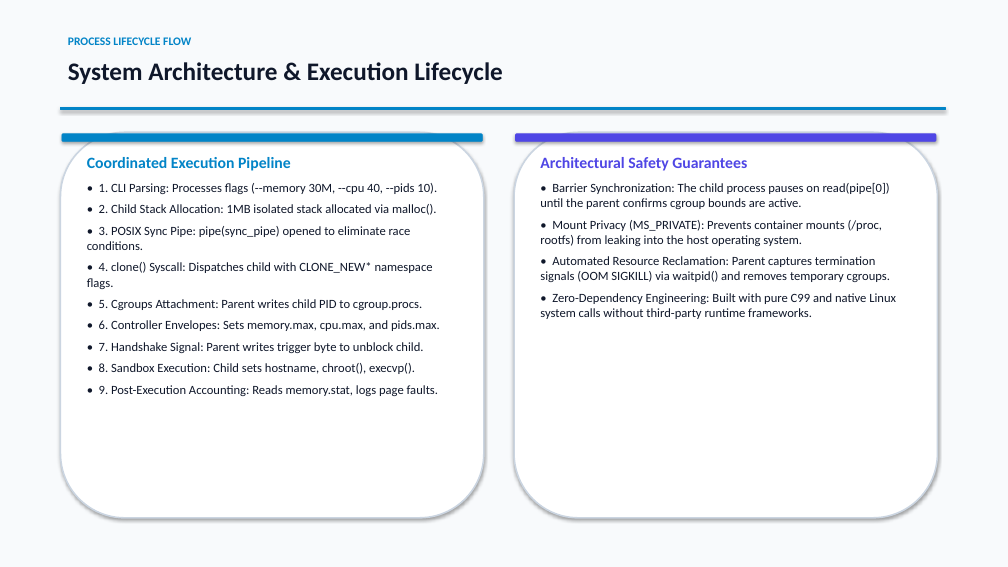
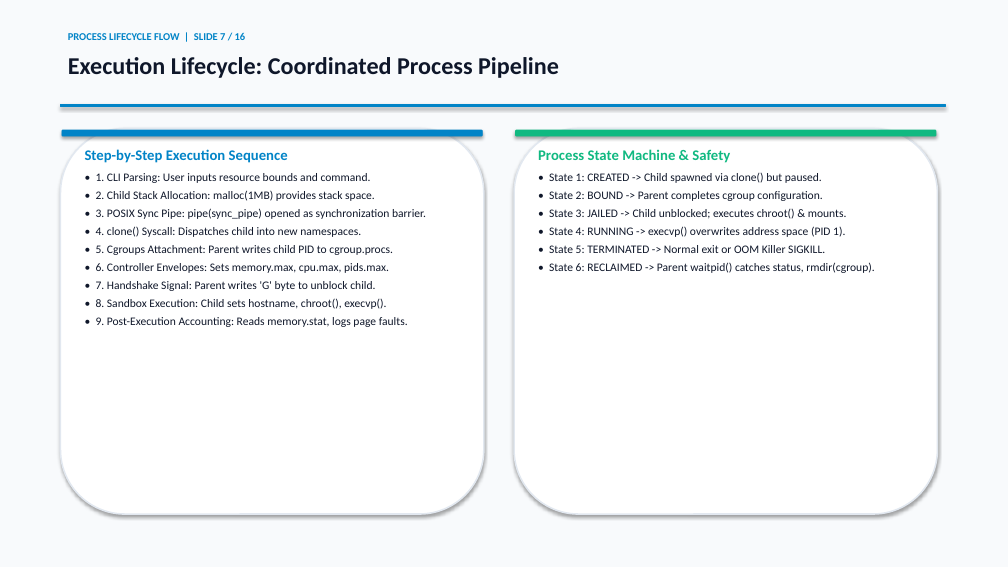
Before and after one commit to THARAKESHA/mini-container, a slide deck: slide 7 of presentation.pptx (slide 4 before the commit). Drawn at 1008x567 pixels with LibreOffice and Linux fonts; fonts in the diff are those of the drawing. Boxes give left, top, right and bottom in pixels: in the first picture for what was removed or moved away, otherwise in the second. Text is boxed around its words. In the diff, an @@ line names an element or a change of style, - is before the commit and + after.

Commit message:
Review: Expand presentation to 16-slide academic deck in bright theme

```diff
--- a/presentation.pptx
+++ b/presentation.pptx
@@ text at [68,32,246,40]: text changed; size 11 to 10 pt @@
-PROCESS LIFECYCLE FLOW
+PROCESS LIFECYCLE FLOW | SLIDE 7 / 16
@@ text at [68,57,559,78]: text changed; size 24 to 23 pt @@
-System Architecture & Execution Lifecycle
+Execution Lifecycle: Coordinated Process Pipeline
@@ rounded rectangle at [60,129,484,514]: outline #CBD5E1 1.5 pt to #E2E8F0 1.5 pt @@
@@ text "Step-by-Step Execution Sequence": place and size @@
-text "Step-by-Step Execution Sequence" at [87,157,440,396]
+text "Step-by-Step Execution Sequence" at [85,149,426,327]
@@ text at [85,149,426,237]: text changed; size 12 to 11 pt @@
-Coordinated Execution Pipeline
-• 1. CLI Parsing: Processes flags (--memory 30M, --cpu 40, --pids 10).
-• 2. Child Stack Allocation: 1MB isolated stack allocated via malloc().
-• 3. POSIX Sync Pipe: pipe(sync_pipe) opened to eliminate race conditions.
-• 4. clone() Syscall: Dispatches child with CLONE_NEW* namespace flags.
+Step-by-Step Execution Sequence
+• 1. CLI Parsing: User inputs resource bounds and command.
+• 2. Child Stack Allocation: malloc(1MB) provides stack space.
+• 3. POSIX Sync Pipe: pipe(sync_pipe) opened as synchronization barrier.
+• 4. clone() Syscall: Dispatches child into new namespaces.
@@ rounded rectangle at [514,129,938,514]: outline #CBD5E1 1.5 pt to #E2E8F0 1.5 pt @@
@@ 4 rounded rectangles: place and size @@
-4 rounded rectangles at [60,132,938,518]
+4 rounded rectangles at [60,129,938,514]
@@ rounded rectangle at [516,130,936,136]: fill #4F46E5 to #10B981; outline #4F46E5 0.75 pt to #10B981 0.75 pt @@
@@ text at [538,149,874,273]: text changed; size 12 to 11 pt @@
-Architectural Safety Guarantees
-• Barrier Synchronization: The child process pauses on read(pipe[0]) until the parent confirms cgroup bounds are active.
-• Mount Privacy (MS_PRIVATE): Prevents container mounts (/proc, rootfs) from leaking into the host operating system.
-• Automated Resource Reclamation: Parent captures termination signals (OOM SIGKILL) via waitpid() and removes temporary cgroups.
-• Zero-Dependency Engineering: Built with pure C99 and native Linux system calls without third-party runtime frameworks.
+Process State Machine & Safety
+• State 1: CREATED -> Child spawned via clone() but paused.
+• State 2: BOUND -> Parent completes cgroup configuration.
+• State 3: JAILED -> Child unblocked; executes chroot() & mounts.
+• State 4: RUNNING -> execvp() overwrites address space (PID 1).
+• State 5: TERMINATED -> Normal exit or OOM Killer SIGKILL.
+• State 6: RECLAIMED -> Parent waitpid() catches status, rmdir(cgroup).
@@ text at [96,263,389,291]: text changed; size 12 to 11 pt @@
-• 6. Controller Envelopes: Sets memory.max, cpu.max, and pids.max.
-• 7. Handshake Signal: Parent writes trigger byte to unblock child.
+• 6. Controller Envelopes: Sets memory.max, cpu.max, pids.max.
+• 7. Handshake Signal: Parent writes 'G' byte to unblock child.
@@ text at [96,245,408,327]: size 12 to 11 pt in "• 5. Cgroups Attachment: Parent writes child ...", "• 8. Sandbox Execution: Child sets hostname, ...", "• 9. Post-Execution Accounting: Reads memory.stat, logs ..."; less space between paragraphs @@
```
Also in this commit, not shown: 6 other slides changed, 9 slides added, 1 slide removed, 3 other files.
